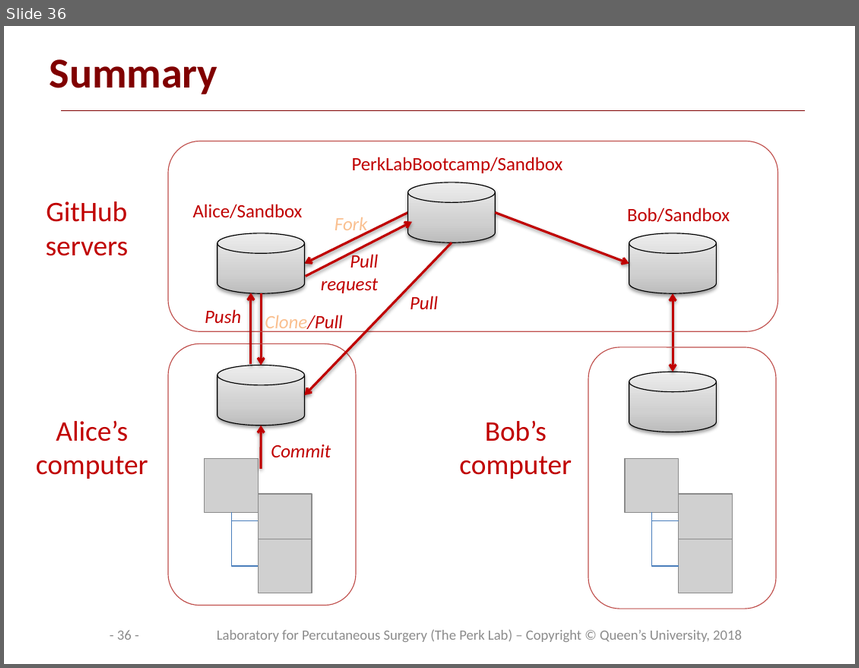
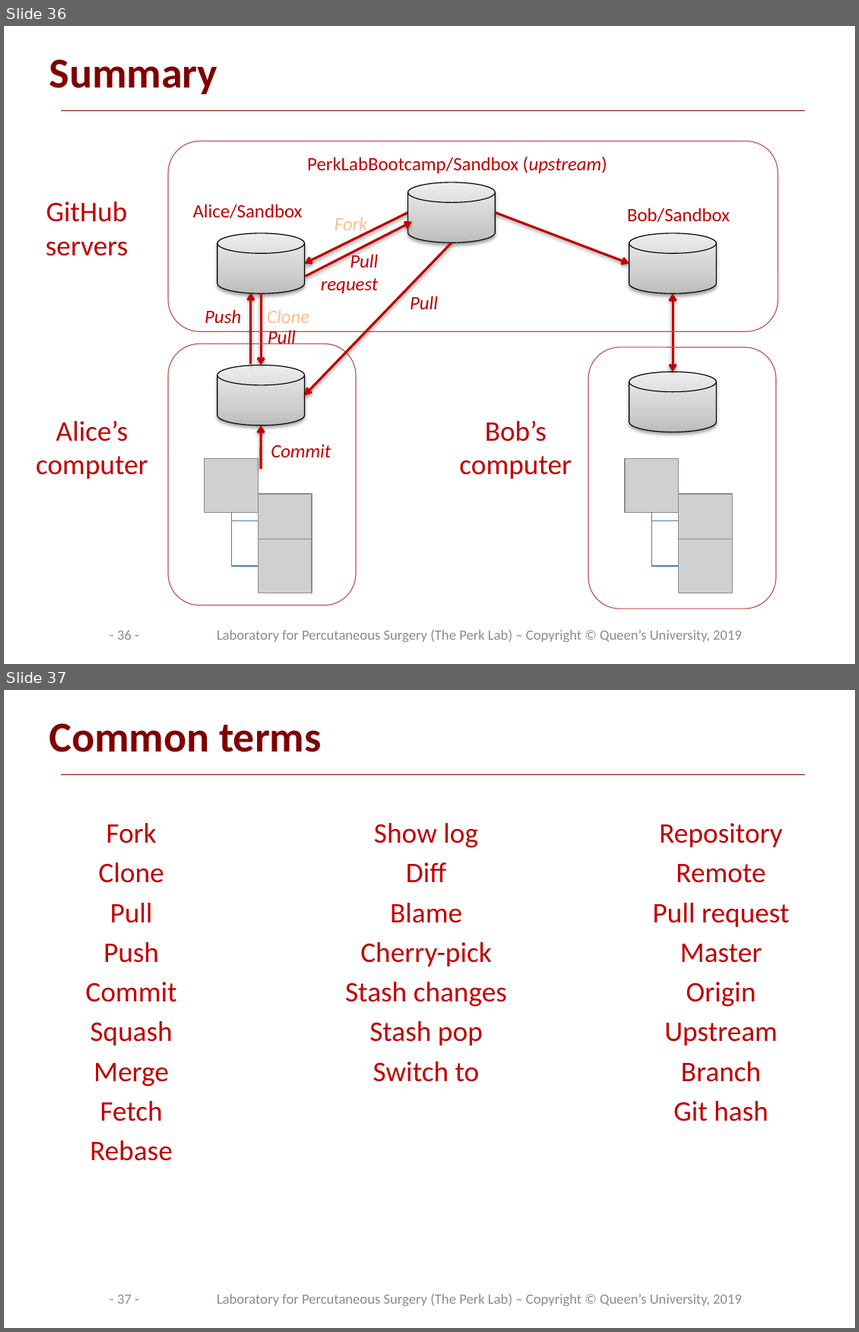
Before and after one commit to PerkLab/PerkLabBootcamp, a slide deck: Doc/day1_2_PerkLabProjectManagement.pptx. Shown one above the other, each under a label of ours: slide 36 before the commit, slides 36 and 37 after it. The pictures are 859x668 and 859x1332 pixels, drawn with LibreOffice and Linux fonts; fonts in the diff are those of the drawing; grey boxes stand for pictures; background and template pictures are left out. Boxes give left, top, right and bottom in pixels: in the first picture for what was removed or moved away, otherwise in the second. Text is boxed around its words. In the diff, an @@ line names an element or a change of style, - is before the commit and + after.

```diff
--- a/Doc/day1_2_PerkLabProjectManagement.pptx
+++ b/Doc/day1_2_PerkLabProjectManagement.pptx
@@ slide 37 added at (4, 690, 855, 1328), background #FFFFFF; not listed: 1 template element that a slide beside it also shows @@
@@ title added at (50, 723, 322, 752), 36 pt, text #800000, bold @@
+Common terms
@@ text added at (85, 823, 177, 1161), 24 pt, text #C00000 @@
+Fork
+Clone
+Pull
+Push
+Commit
+Squash
+Merge
+Fetch
+Rebase
@@ text added at (345, 823, 507, 1082), 24 pt, text #C00000 @@
+Show log
+Diff
+Blame
+Cherry-pick
+Stash changes
+Stash pop
+Switch to
@@ text added at (653, 823, 790, 1122), 24 pt, text #C00000 @@
+Repository
+Remote
+Pull request
+Master
+Origin
+Upstream
+Branch
+Git hash
@@ page number added at (117, 1295, 132, 1304), 12 pt, text #8C8C8C @@
+- 37 -
@@ text added at (217, 1294, 742, 1306), 12 pt, text #8C8C8C @@
+Laboratory for Percutaneous Surgery (The Perk Lab) – Copyright © Queen’s University, 2019
@@ slide 36 changed as well @@
@@ text at (307, 157, 607, 173): text changed @@
-PerkLabBootcamp/Sandbox
+PerkLabBootcamp/Sandbox (upstream)
@@ text at (267, 310, 310, 323): text changed @@
-Clone/Pull
+Clone
@@ text added at (268, 330, 296, 344), 16 pt, text #C00000, italic @@
+Pull
@@ text at (217, 630, 742, 642): text changed @@
-Laboratory for Percutaneous Surgery (The Perk Lab) – Copyright © Queen’s University, 2018
+Laboratory for Percutaneous Surgery (The Perk Lab) – Copyright © Queen’s University, 2019
```
Also in this commit, not shown: 34 other slides changed, 2 other files.
